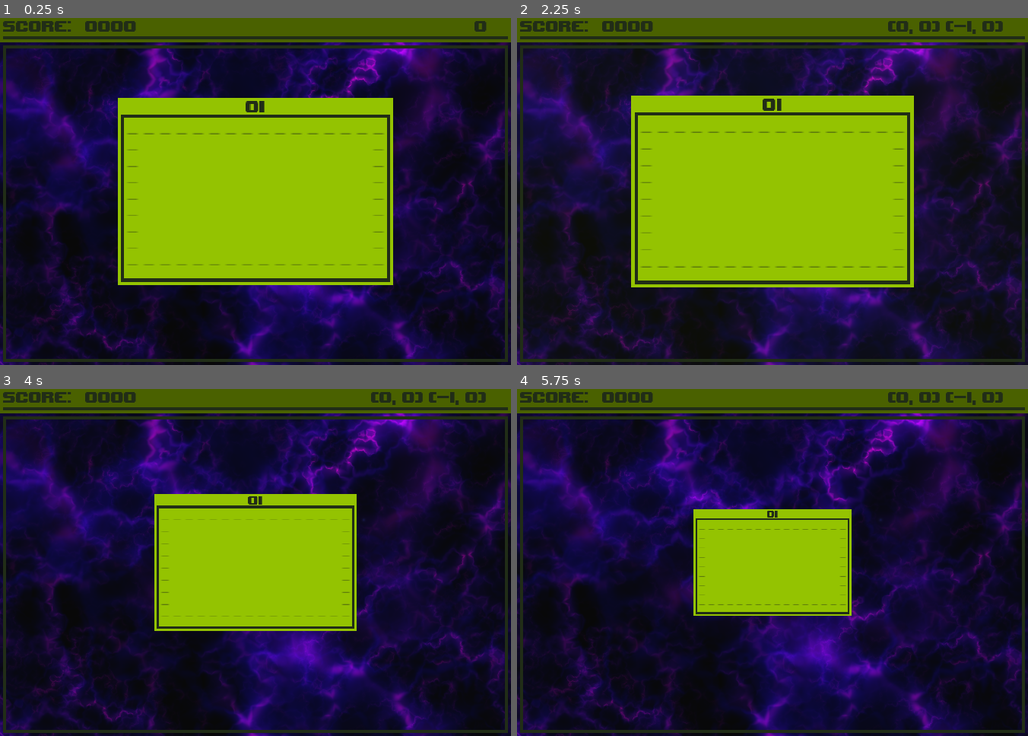
Above: before the commit, frames 1-4 (two rows, left to right).
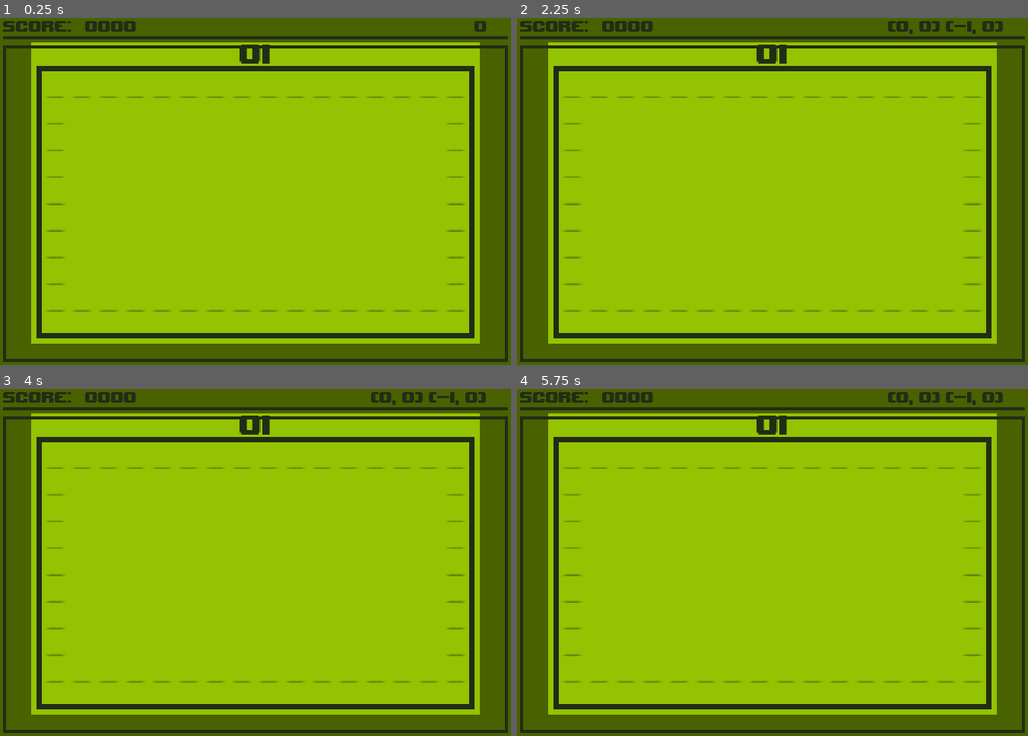
Above: after the commit, the same moments.

Repository: Gamestus/godot-5d-snake
Game: Godot game, scene res://scenes/main/Main.tscn
Same seed, same stepped clock (60 frames per second), same inputs: the game is played once before the commit and once after it.
Inputs:
- Up to frame 1 (0.25 s): no input
- Up to frame 2 (2.25 s): hold Right (ui_right) 0.53-1.28 s; hold Z (past) 0.53-1.28 s; tap Enter at 1.25 s; hold - (speeddown) 1.28-2.03 s; tap Z (past) at 1.35 s; tap F5 (restart) at 2 s; hold Right (ui_right) from 2.03 s (still down); hold Z (past) from 2.03 s (still down)
- Up to frame 3 (4 s): release Right (ui_right) at 2.78 s; release Z (past) at 2.78 s; hold = (speedup) 2.78-3.53 s; tap Z (past) at 2.85 s; tap F5 (restart) at 3.5 s; hold Left (ui_left) from 3.53 s (still down); hold Z (past) from 3.53 s (still down)
- Up to frame 4 (5.75 s): release Z (past) at 4.28 s; tap Z (past) at 4.35 s; tap F5 (restart) at 5 s; release Left (ui_left) at 5.03 s; hold - (speeddown) from 5.03 s (still down); hold Z (past) from 5.03 s (still down)

The runs differ from the first frame. In frame 1, 63% of the frame differs, in the area x 0-100%, y 7-100%; in frame 2, 62%; in frame 3, 76%; in frame 4, 81%.

Commit message:
Add field duplication

Diff:
--- a/scenes/main/Main.gd
+++ b/scenes/main/Main.gd
@@ -13,7 +13,7 @@
 const DELTA_TIME_SCALE = 0.15
 const MAX_TIME_SCALE = 2.1
 
-const IS_CAM_REVEALED = true
+const IS_CAM_REVEALED = false
 
 enum Cell{
 	NOTHING,
@@ -147,8 +147,7 @@
 		# if call move_head_a with same direction as before
 		# snake moves in same field only
 		# looks cool ;)
-		direction_additional.x = 1.0
-		move_head_a()
+		move_head_a(true)
 		return
 
 
@@ -177,22 +176,23 @@
 	last_direction = direction
 
 
-func move_head_a():
+func move_head_a(is_from_past = false):
 	var snake_pos = snake_array[0][0]
 	var snake_pos_a = snake_array[0][1]
 	$Camera2D.reveal()
 	is_end_of_time = true
+	var new_snake_dir_a = 1 if is_from_past else direction_additional.x
 	snake_array.push_front(
 			[
 				Vector2(snake_pos.x + direction.x, snake_pos.y + direction.y),
-				Vector2(snake_pos_a.x + direction_additional.x, snake_pos_a.y + direction_additional.y),
+				Vector2(snake_pos_a.x + new_snake_dir_a, snake_pos_a.y + direction_additional.y),
 			]
 	)
 
-	if not try_move(snake_array[0][0], snake_array[0][1]):
+	if not try_move(snake_array[0][0], snake_array[0][1], head_on_field):
 		return
 
-	head_on_field = get_or_create_field(snake_array[0][1])
+	head_on_field = get_or_create_field(snake_array[0][1], head_on_field)
 	head_on_field.game_array[snake_array[0][0].x][snake_array[0][0].y] = Cell.HEAD
 
 	if not is_making_longer:
@@ -204,7 +204,7 @@
 
 	head_on_field.draw_screen(direction)
 	last_direction = direction
-	camera_2d.tween_to(head_on_field.rect_position + Field.FIELD_SIZE / 2, false)
+	camera_2d.tween_to(head_on_field.rect_position + Field.FIELD_SIZE / 2, is_from_past)
 
 
 func get_or_create_field(additional_pos: Vector2, duplicate_field: Field = null) -> Field:
@@ -224,7 +224,7 @@
 	new_field.init_game_start(false)
 	new_field.turn = additional_pos.x
 	new_field.rect_position = (Field.FIELD_SIZE + FIELD_OFFSET) * additional_pos
-
+	assert(duplicate_field != null or additional_pos == Vector2(0,0))
 	if duplicate_field:
 		new_field.game_array = duplicate_field.game_array.duplicate()
 	add_field_to_dict(additional_pos, new_field)
@@ -275,7 +275,7 @@
 			$AppleSound.play()
 			is_making_longer = true
 		Cell.BODY, Cell.HEAD:
-			pass
+			return true
 			if not is_dim_created:
 				game_over()
 				return false
